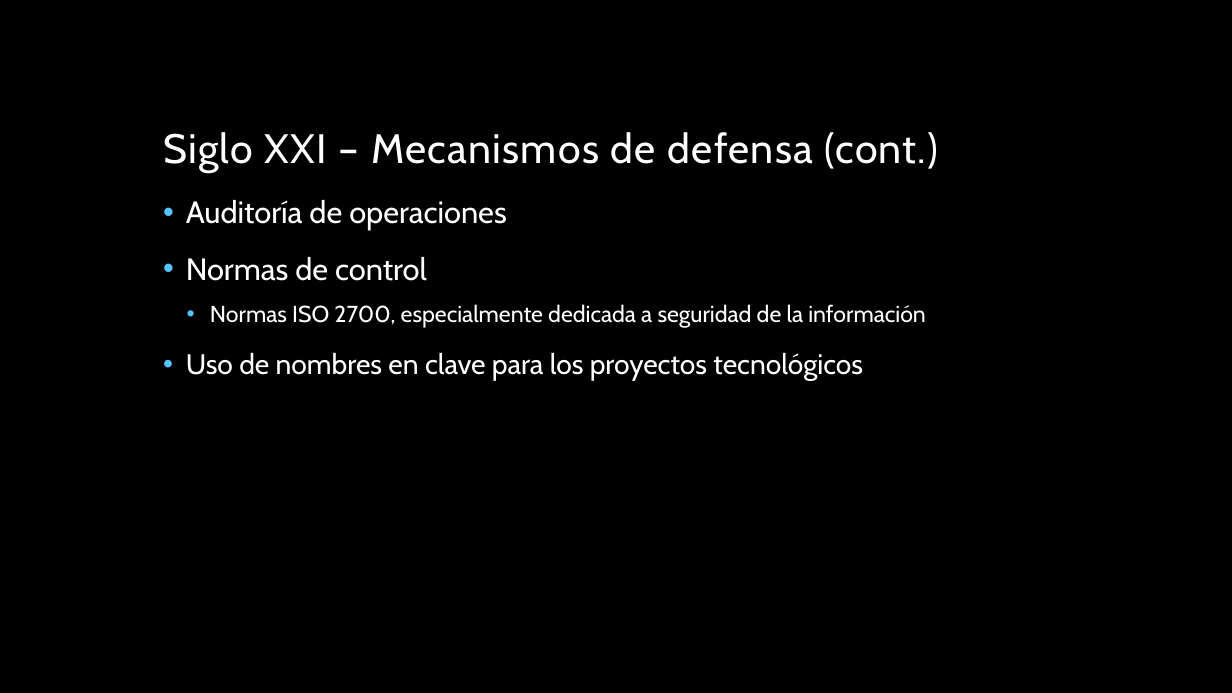
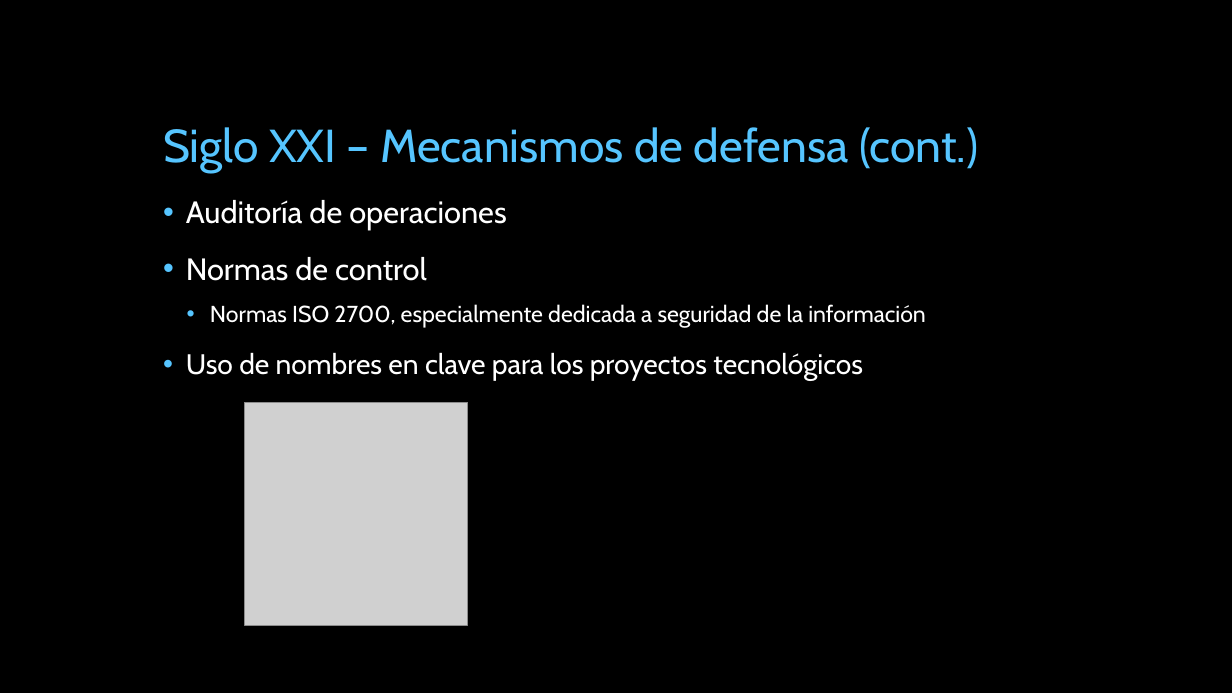
Before and after one commit to miparnisari/implantaciondesistemas, a slide deck: slide 12 of Presentacion/Fuga de Información en los Siglos XIX y.pptx (slide 8 before the commit). Drawn at 1232x693 pixels with LibreOffice and Linux fonts; fonts in the diff are those of the drawing; grey boxes stand for pictures; background and template pictures are left out. Boxes give left, top, right and bottom in pixels: in the first picture for what was removed or moved away, otherwise in the second. Text is boxed around its words. In the diff, an @@ line names an element or a change of style, - is before the commit and + after.

```diff
--- a/Presentacion/Fuga de Información en los Siglos XIX y.pptx
+++ b/Presentacion/Fuga de Información en los Siglos XIX y.pptx
@@ title "Siglo XXI – Mecanismos de ..." at [163, 127, 978, 173]: size 32 to 36 pt, text colour #FFFFFF to #56C5FF, letter spacing 1 to 0 pt @@
@@ picture added at [245, 403, 468, 626] @@
```
Also in this commit, not shown: 8 other slides changed, 6 slides added, 2 slides removed.
